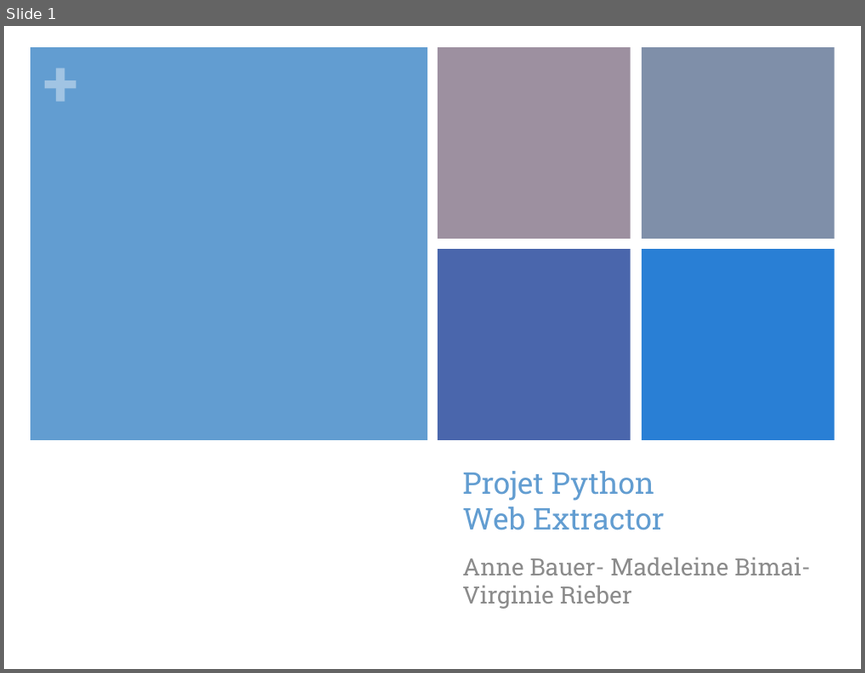
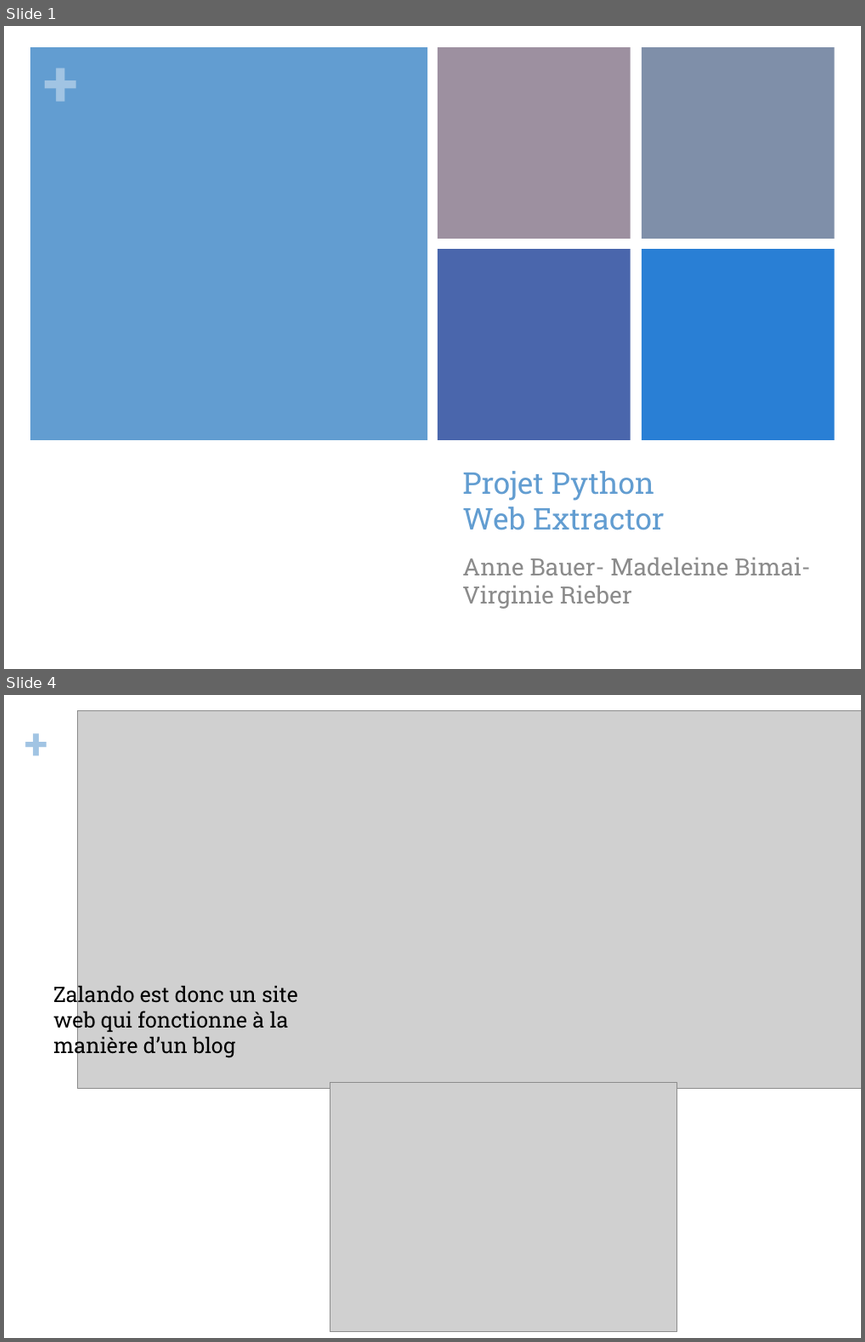
Before and after one commit to vibiscus/python, a slide deck: Presentation 29 avril V2.pptx. Shown one above the other, each under a label of ours: slide 1 before the commit, slides 1 and 4 after it; the slides between them are not shown. The pictures are 865x673 and 865x1342 pixels, drawn with LibreOffice and Linux fonts; fonts in the diff are those of the drawing; grey boxes stand for pictures. Boxes give left, top, right and bottom in pixels: in the first picture for what was removed or moved away, otherwise in the second. Text is boxed around its words. In the diff, an @@ line names an element or a change of style, - is before the commit and + after.

```diff
--- a/Presentation 29 avril V2.pptx
+++ b/Presentation 29 avril V2.pptx
@@ slide 4 added at <box>4,695,861,1338</box>, background #FFFFFF @@
@@ text added at <box>24,716,49,769</box>, 36 pt, text #A1C4E3, bold @@
++
@@ picture added at <box>78,710,861,1089</box> @@
@@ text added at <box>53,982,298,1058</box>, 18 pt, text #000000 @@
+Zalando est donc un site
+web qui fonctionne à la
+manière d’un blog
@@ picture added at <box>330,1083,676,1332</box> @@
```
Also in this commit, not shown: 5 slides changed, 1 other slide added, 1 other file.
